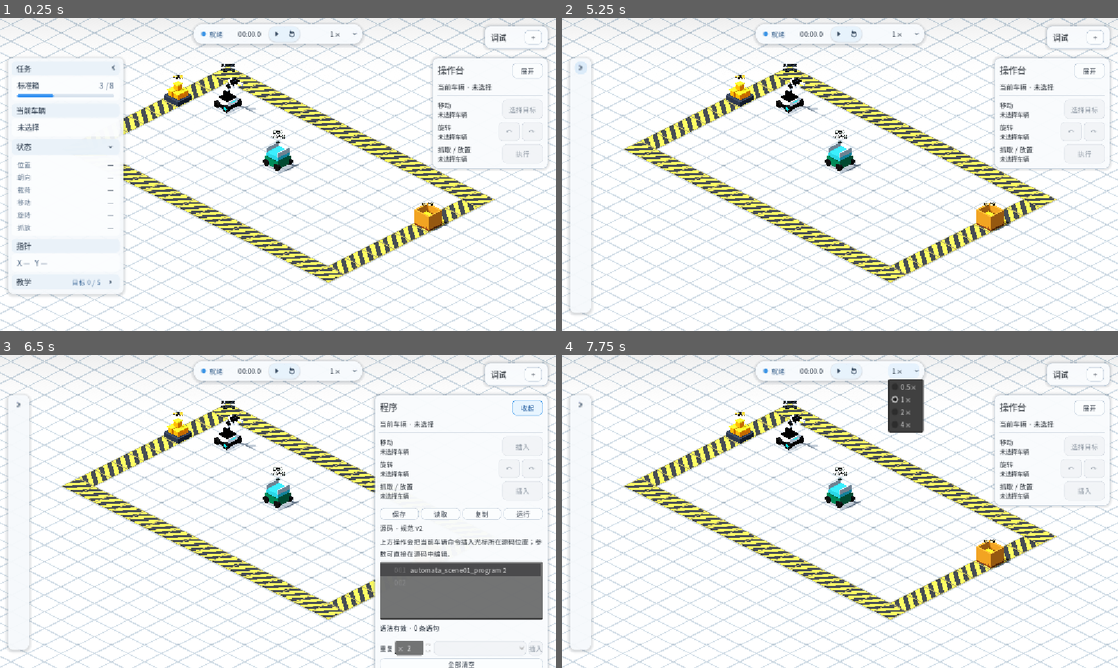
Above: before the commit, frames 1-4 (two rows, left to right).
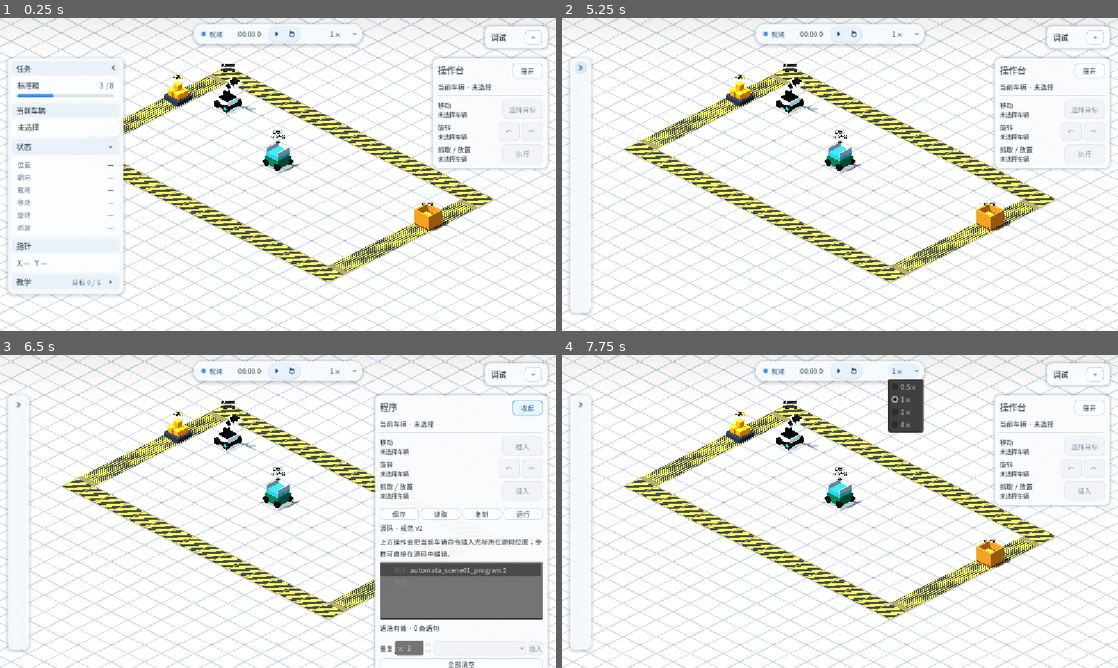
Above: after the commit, the same moments.

Repository: Ri0n72Y/automata
Game: Godot game, scene res://scenes/scene_01/scene_01_basic_packing.tscn
Same seed, same stepped clock (60 frames per second), same inputs: the game is played once before the commit and once after it.
Inputs (mouse positions are in pixels of both pictures, inside the frame that each line leads up to):
- Up to frame 1 (0.25 s): no input
- Up to frame 2 (5.25 s): click (673, 146) at 0.5 s; click (673, 199) at 1.27 s; click "下一步" at 2 s; click "上一步" at 2.75 s; click "跳过教学" at 3.5 s; click "打开教学" at 4.25 s; click (673, 68) at 5 s
- Up to frame 3 (6.5 s): click "展开" at 5.75 s
- Up to frame 4 (7.75 s): click "收起" at 6.5 s; click "1×" at 7.25 s

The runs differ from the first frame. In frame 1, 1.1% of the frame differs, in the area x 22-86%, y 18-82%; in frame 2, 1.3%, in the area x 14-86%, y 18-82%; in frame 3, 0.9%; in frame 4, 1.3%.

Commit message:
fix(scene-01): align side warning tile UV direction

Diff:
--- a/scenes/scene_01/materials/warning_stripe_z.tres
+++ b/scenes/scene_01/materials/warning_stripe_z.tres
@@ -8,7 +8,7 @@
 shader = ExtResource("1_shader")
 shader_parameter/albedo_texture = ExtResource("2_albedo")
 shader_parameter/normal_texture = ExtResource("3_normal")
-shader_parameter/tile_repeat = Vector2(8, 1)
+shader_parameter/tile_repeat = Vector2(1, 8)
 shader_parameter/tint = Color(1, 1, 1, 1)
 shader_parameter/normal_depth = 1.05
 shader_parameter/roughness_value = 0.7
